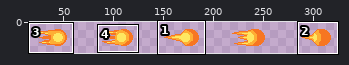
One commit to this sprite sheet: art/fireball/firebolt.png. The picture above shows the old version from afar; the outline marks the close-up.
Close-up. Old version:
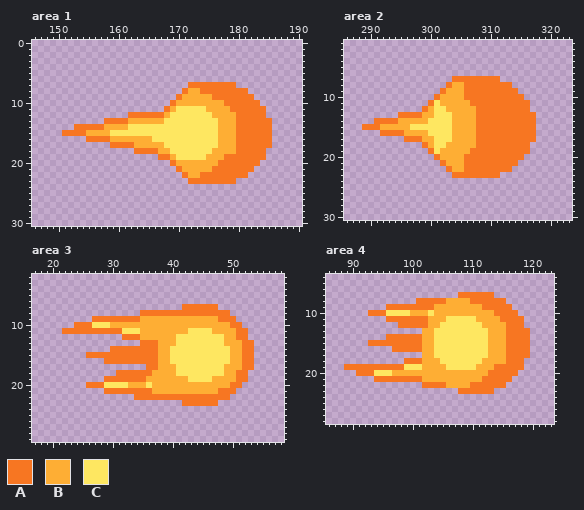
The file is 330x34 pixels. Colours within 5 levels of each other are drawn and written as one. Shown: area 1: x 146..190, y 0..30; area 2: x 286..323, y 1..30; area 3: x 17..58, y 2..29; area 4: x 86..123, y 4..28. The wide view leaves out empty margins. The commit also changed other parts of the picture, which this record leaves out.
Palette (. is transparent): A #f77622  B #feae34  C #fee761
New version:
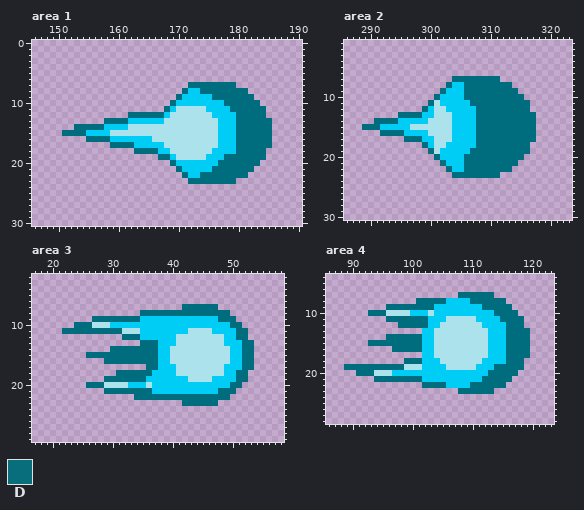
Colours new in this view: D #086e7c
Change:
Colour A changes from #f77622 to #006d7f.
Colour B changes from #feae34 to #00cdf6.
Colour C changes from #fee761 to #ace2ec.
Area 2:
Colour A gives way to colour D in row 9 at x 302; in row 19 at x 300; in row 21 at x 302.
Changed places in both close-ups, as pixel boxes (x1, y1, x2, y2):
changed: (62, 82, 272, 184)
changed: (362, 76, 536, 178)
changed: (62, 304, 254, 406)
changed: (344, 292, 530, 394)
